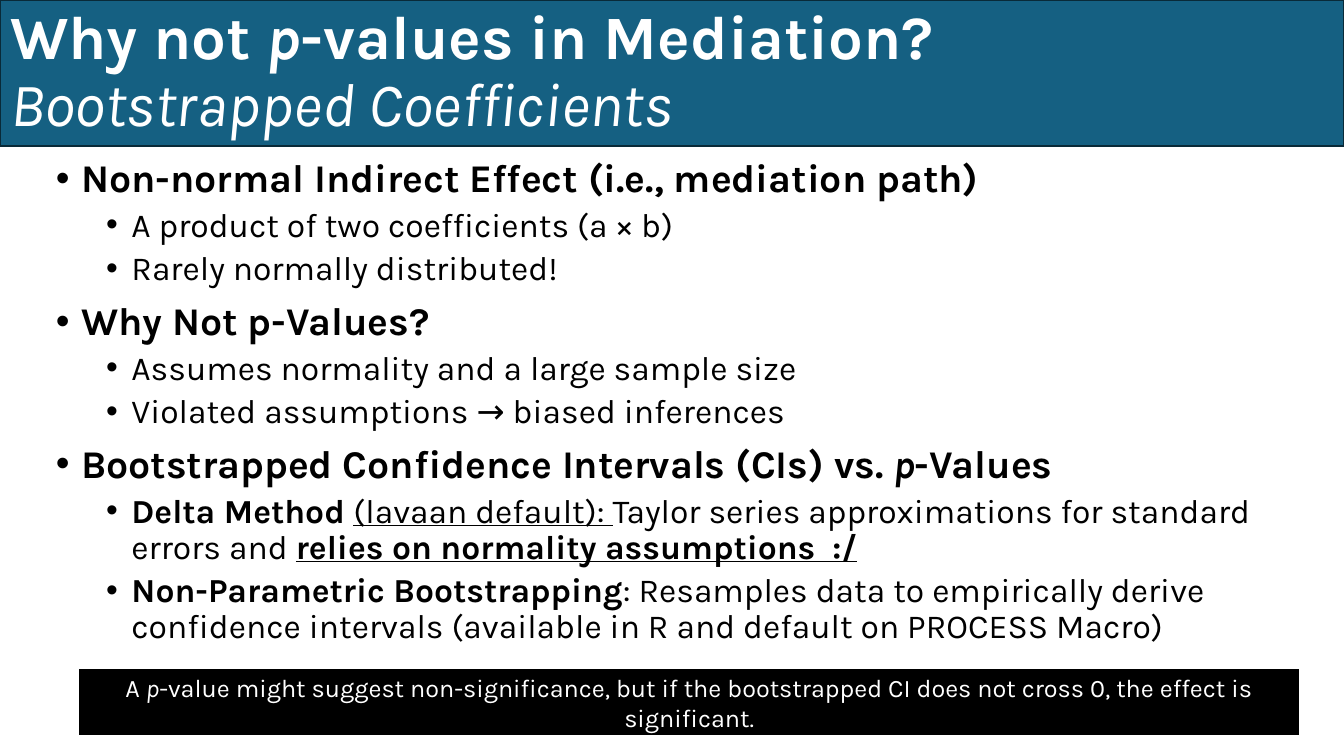
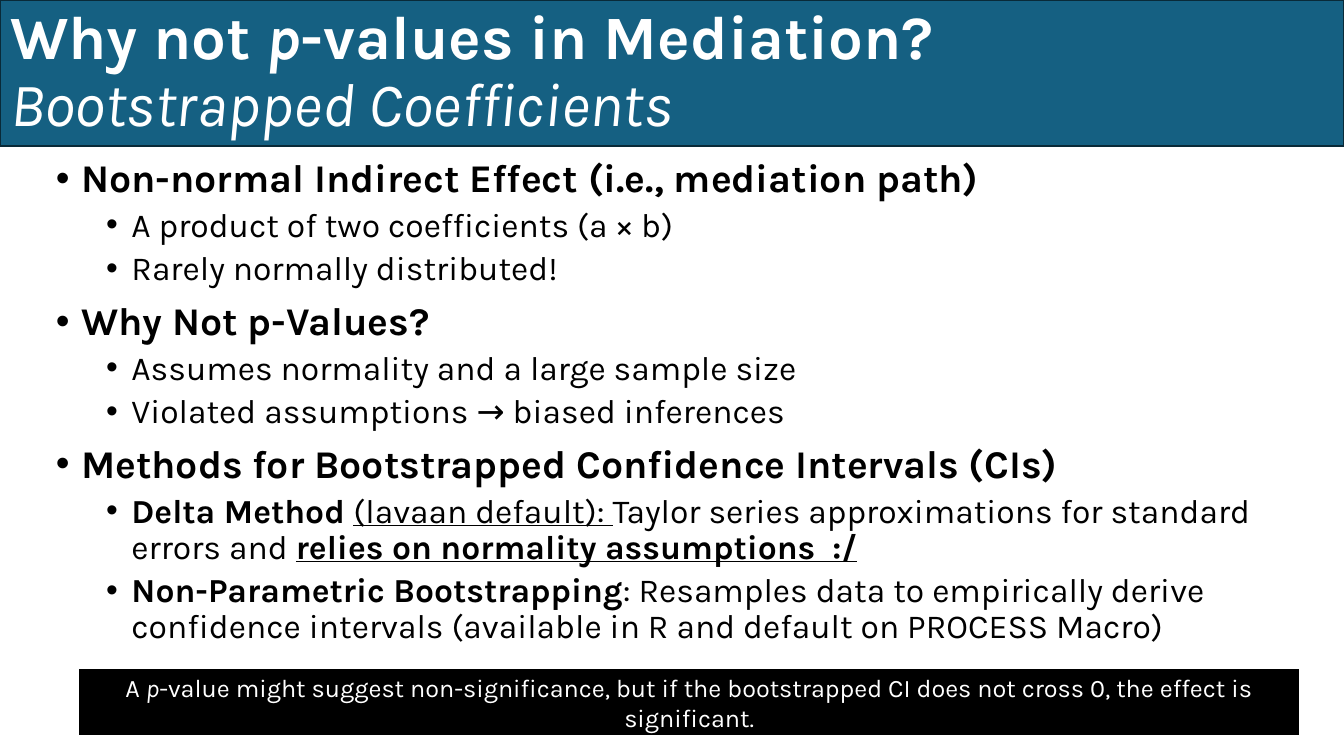
Before and after one commit to EwokOzwok/Data-Analysis-II---CBHPAR-Seminar, a slide deck: slide 19 of Data Analysis II - Mediation and Moderation.pptx. Drawn at 1344x756 pixels with LibreOffice and Linux fonts; fonts in the diff are those of the drawing. Boxes give left, top, right and bottom in pixels: in the first picture for what was removed or moved away, otherwise in the second. Text is boxed around its words. In the diff, an @@ line names an element or a change of style, - is before the commit and + after.

```diff
--- a/Data Analysis II - Mediation and Moderation.pptx
+++ b/Data Analysis II - Mediation and Moderation.pptx
@@ text at [81, 448, 1058, 488]: text changed @@
-• Bootstrapped Confidence Intervals (CIs) vs. p-Values
+• Methods for Bootstrapped Confidence Intervals (CIs)
```
Also in this commit, not shown: 2 other slides changed, 3 slides added, 3 other files.
